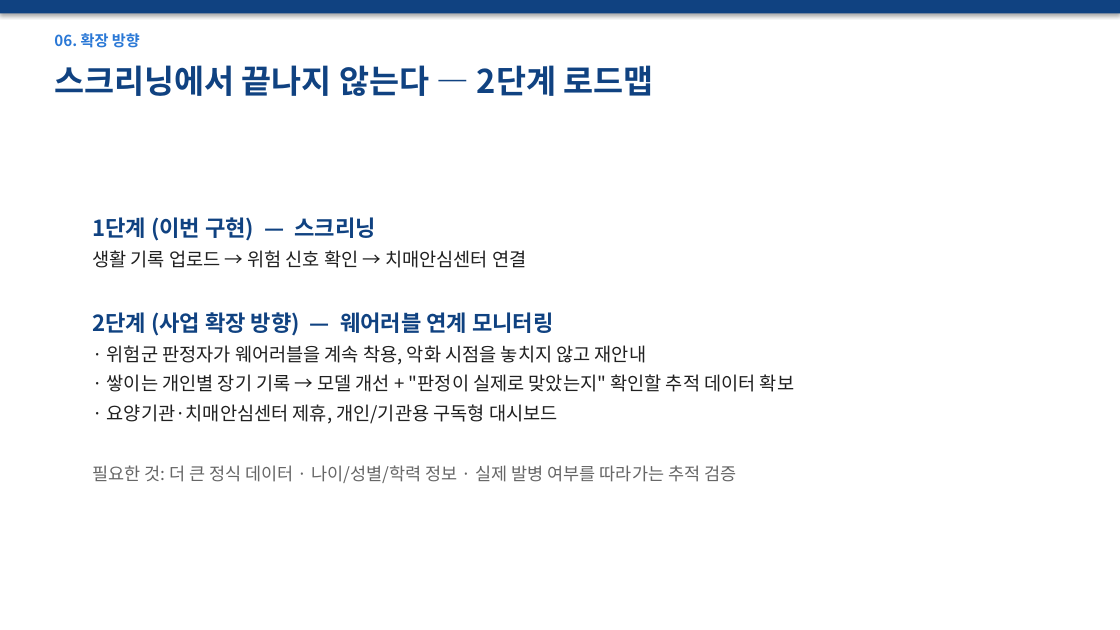
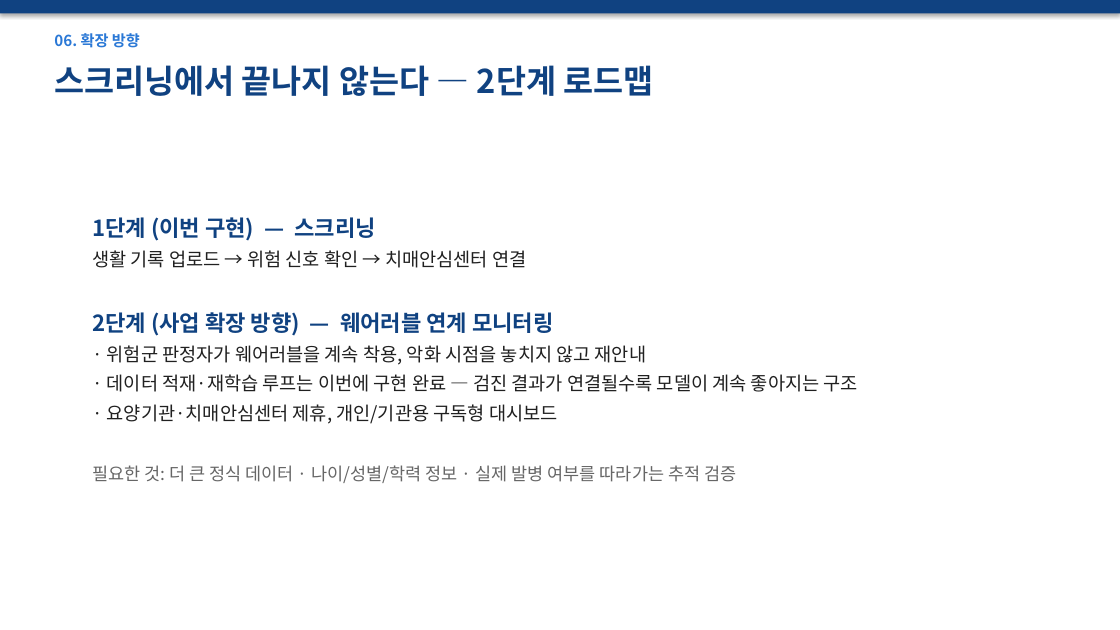
Before and after one commit to wpalswpa/dementia-screening, a slide deck: slide 22 of 발표자료_최종본.pptx (slide 21 before the commit). Drawn at 1120x630 pixels with LibreOffice and Linux fonts; fonts in the diff are those of the drawing. Boxes give left, top, right and bottom in pixels: in the first picture for what was removed or moved away, otherwise in the second. Text is boxed around its words. In the diff, an @@ line names an element or a change of style, - is before the commit and + after.

Commit message:
발표자료 최종본에 적재 파이프라인 슬라이드 반영 (갱신본→원본 교체)

```diff
--- a/발표자료_최종본.pptx
+++ b/발표자료_최종본.pptx
@@ text at box(107, 374, 858, 392): text changed @@
-· 쌓이는 개인별 장기 기록 → 모델 개선 + "판정이 실제로 맞았는지" 확인할 추적 데이터 확보
+· 데이터 적재·재학습 루프는 이번에 구현 완료 — 검진 결과가 연결될수록 모델이 계속 좋아지는 구조
```
Also in this commit, not shown: 1 slide added, 1 other file.
